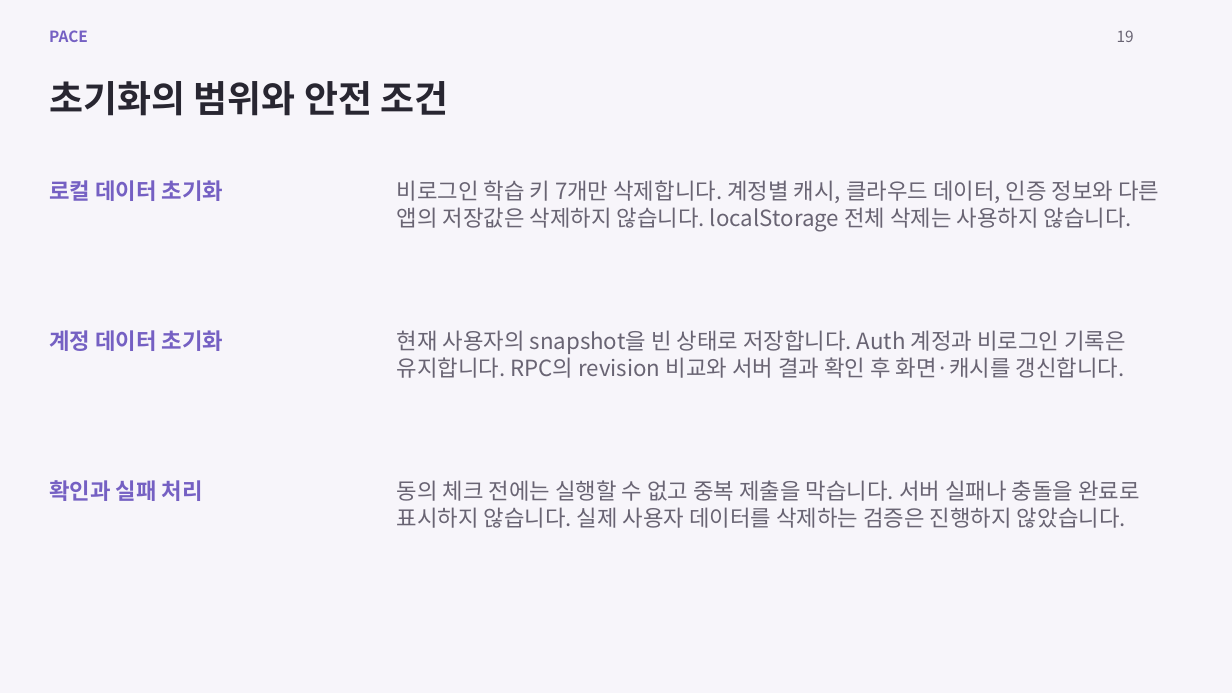
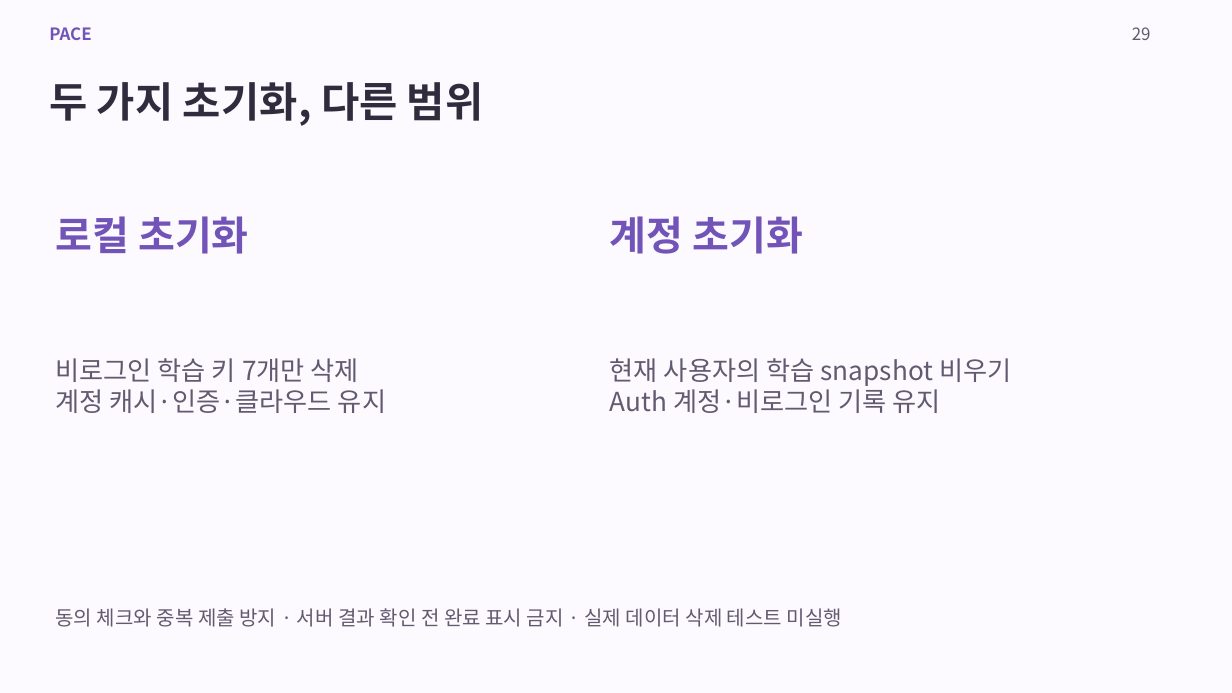
Before and after one commit to rykim1217/ALEPH, a slide deck: slide 29 of projects/PACE/presentation/PACE-project.pptx (slide 19 before the commit). Drawn at 1232x693 pixels with LibreOffice and Linux fonts; fonts in the diff are those of the drawing. Boxes give left, top, right and bottom in pixels: in the first picture for what was removed or moved away, otherwise in the second. Text is boxed around its words. In the diff, an @@ line names an element or a change of style, - is before the commit and + after.

Commit message:
docs(pace): enlarge submission screenshots and simplify slide copy

```diff
--- a/projects/PACE/presentation/PACE-project.pptx
+++ b/projects/PACE/presentation/PACE-project.pptx
@@ background #F7F5FA to #FCFAFE @@
@@ text "PACE" at (49, 27, 91, 40): size 15 to 16.5 pt, text colour #7560C3 to #7254B8 @@
@@ text added at (1132, 27, 1151, 40), 16.5 pt, text #625A70 @@
+29
@@ text removed at (1117, 30, 1134, 42) @@
-19
@@ text at (49, 82, 484, 126): text changed; size 36 to 40.5 pt; text colour #282631 to #302B3D @@
-초기화의 범위와 안전 조건
+두 가지 초기화, 다른 범위
@@ text removed at (397, 180, 1159, 231) @@
-비로그인 학습 키 7개만 삭제합니다. 계정별 캐시, 클라우드 데이터, 인증 정보와 다른 앱의 저장값은 삭제하지 않습니다. localStorage 전체 삭제는 사용하지 않습니다.
@@ text at (55, 216, 249, 254): text changed; size 21.8 to 39 pt; text colour #7560C3 to #7254B8 @@
-로컬 데이터 초기화
+로컬 초기화
@@ text at (610, 216, 804, 254): text changed; size 21.8 to 39 pt; text colour #7560C3 to #7254B8 @@
-계정 데이터 초기화
+계정 초기화
@@ text added at (55, 358, 386, 413), 25.5 pt, text #625A70 @@
+비로그인 학습 키 7개만 삭제
+계정 캐시·인증·클라우드 유지
@@ text at (610, 358, 1011, 413): text changed; size 21.8 to 25.5 pt; text colour #696473 to #625A70 @@
-현재 사용자의 snapshot을 빈 상태로 저장합니다. Auth 계정과 비로그인 기록은 유지합니다. RPC의 revision 비교와 서버 결과 확인 후 화면·캐시를 갱신합니다.
+현재 사용자의 학습 snapshot 비우기
+Auth 계정·비로그인 기록 유지
@@ text removed at (49, 480, 203, 501) @@
-확인과 실패 처리
@@ text removed at (397, 480, 1140, 528) @@
-동의 체크 전에는 실행할 수 없고 중복 제출을 막습니다. 서버 실패나 충돌을 완료로 표시하지 않습니다. 실제 사용자 데이터를 삭제하는 검증은 진행하지 않았습니다.
@@ text added at (55, 608, 842, 627), 19.5 pt, text #625A70 @@
+동의 체크와 중복 제출 방지 · 서버 결과 확인 전 완료 표시 금지 · 실제 데이터 삭제 테스트 미실행
```
Also in this commit, not shown: 6 other slides changed, 24 slides added, 14 slides removed, 4 other files.
